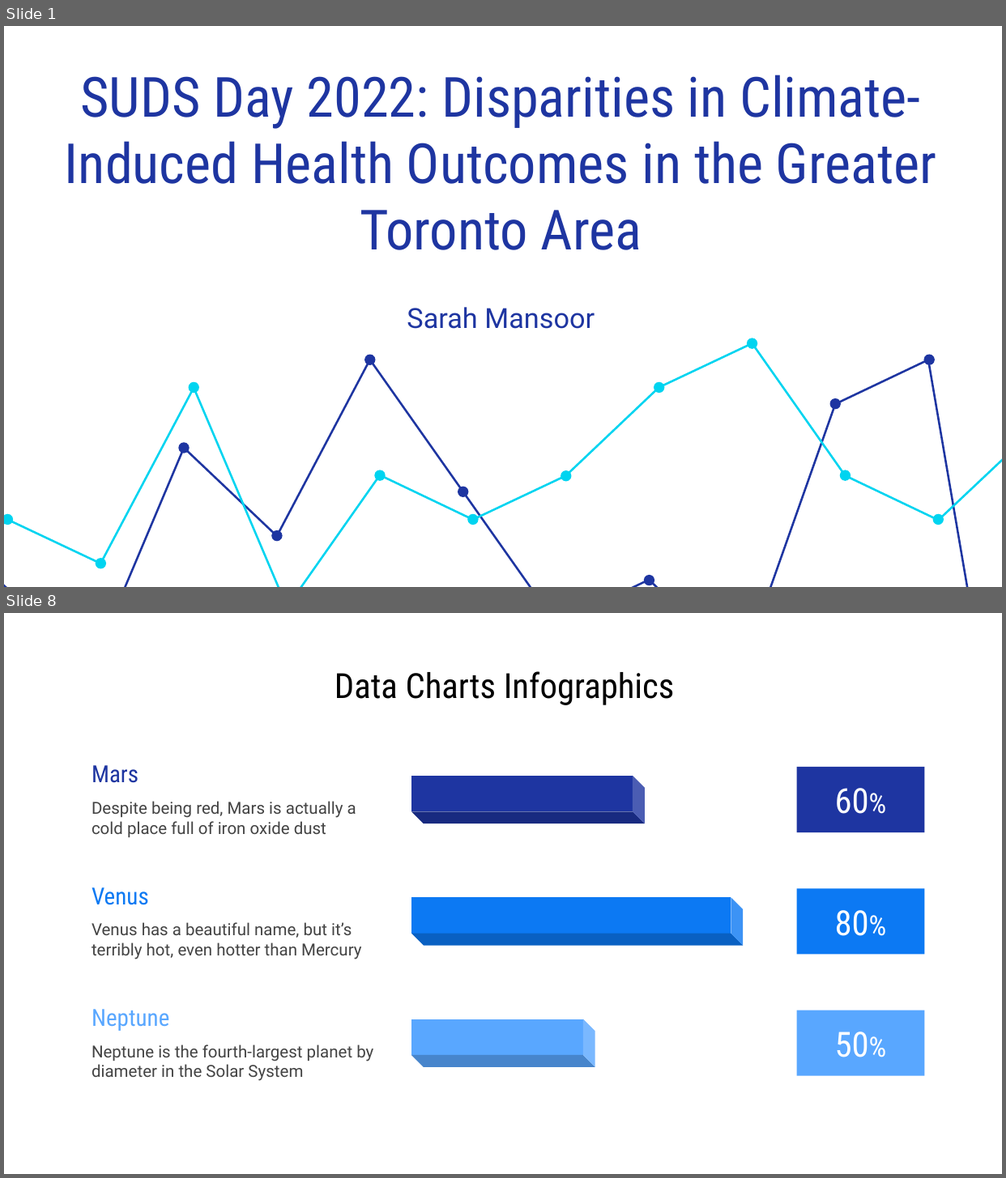
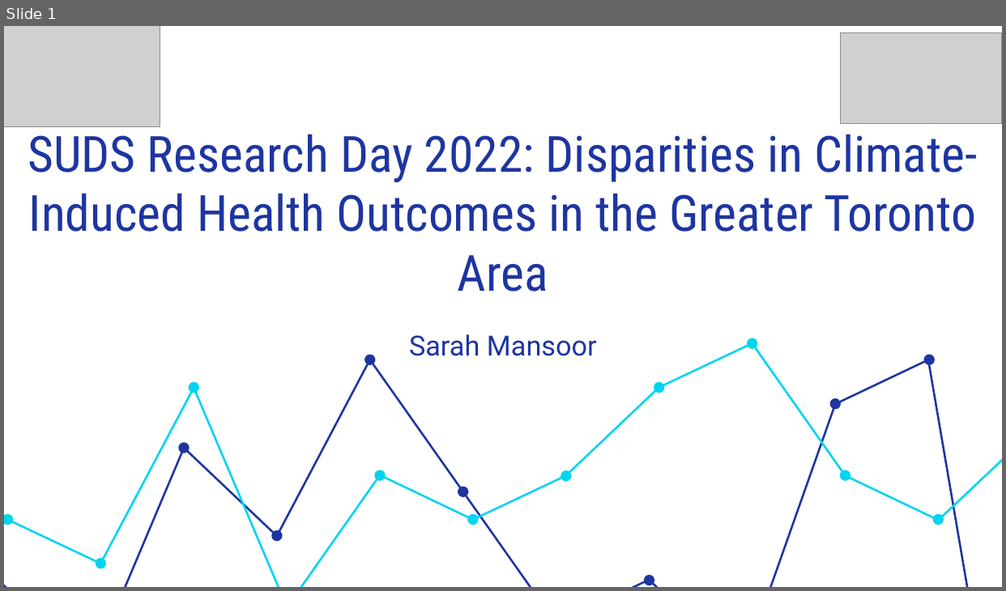
Before and after one commit to sarahmansoorr/SUDS2022, a slide deck: outputs/presentation/presentation.pptx. Shown one above the other, each under a label of ours: slides 1 and 8 before the commit, slide 1 after it; the slides between them are not shown. The pictures are 1006x1178 and 1006x591 pixels, drawn with LibreOffice and Linux fonts; fonts in the diff are those of the drawing; grey boxes stand for pictures. Boxes give left, top, right and bottom in pixels: in the first picture for what was removed or moved away, otherwise in the second. Text is boxed around its words. In the diff, an @@ line names an element or a change of style, - is before the commit and + after.

```diff
--- a/outputs/presentation/presentation.pptx
+++ b/outputs/presentation/presentation.pptx
@@ slide 8 removed at [4,613,1002,1174], background #FFFFFF @@
@@ title removed at [334,671,675,705] @@
-Data Charts Infographics
@@ group removed at [91,765,924,837]: 2 texts, 1 cube, 1 rounded rectangle @@
-Mars
-Despite being red, Mars is actually a cold place full of iron oxide dust
-60%
@@ group removed at [91,888,924,960]: 2 texts, 1 rounded rectangle, 1 cube @@
-80%
-Venus
-Venus has a beautiful name, but it’s terribly hot, even hotter than Mercury
@@ group removed at [91,1009,924,1081]: 2 texts, 1 rounded rectangle, 1 cube @@
-50%
-Neptune
-Neptune is the fourth-largest planet by diameter in the Solar System
@@ slide 1 changed as well @@
@@ picture added at [4,26,160,126] @@
@@ picture added at [840,33,1002,124] @@
@@ text at [27,126,977,292]: text changed; size 40 to 36 pt @@
-SUDS Day 2022: Disparities in Climate-Induced Health Outcomes in the Greater Toronto Area
+SUDS Research Day 2022: Disparities in Climate-Induced Health Outcomes in the Greater Toronto Area
@@ subtitle "Sarah Mansoor": place and size @@
-subtitle "Sarah Mansoor" at [407,307,594,329]
+subtitle "Sarah Mansoor" at [409,335,597,356]
```
Also in this commit, not shown: 2 slides added, 32 other slides removed, 7 other files.
